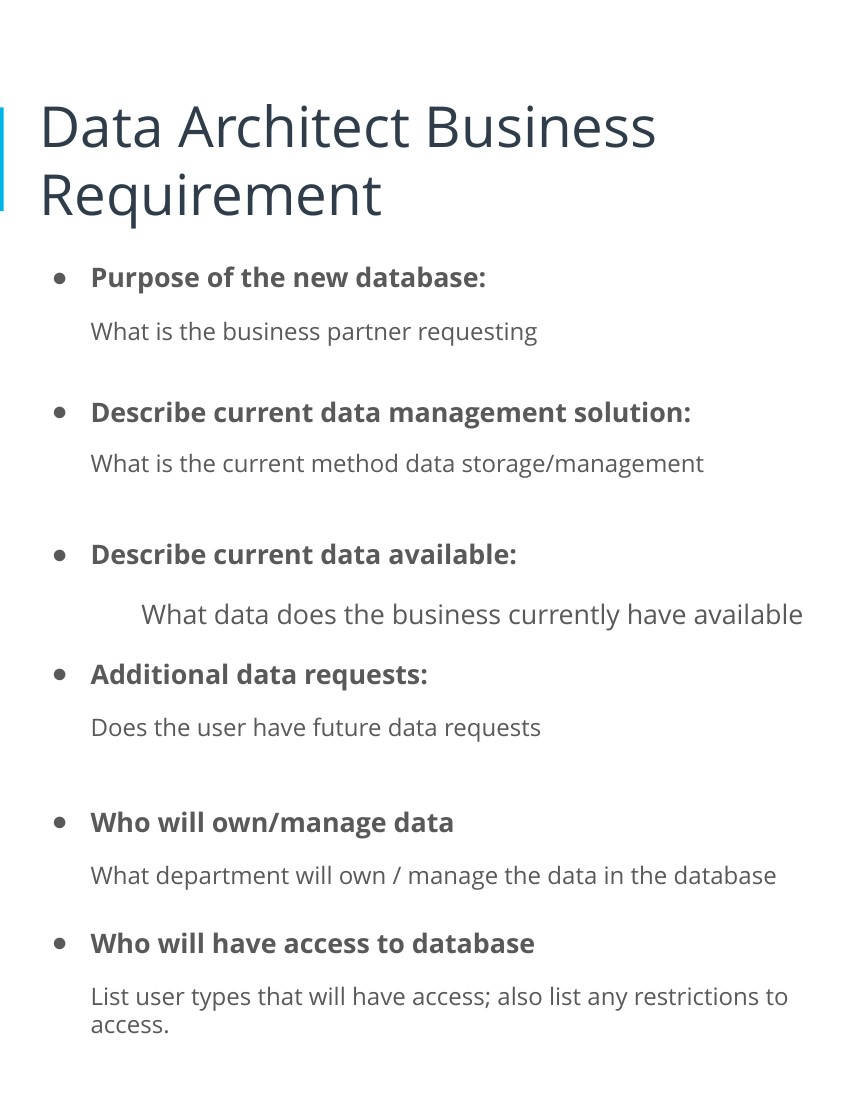
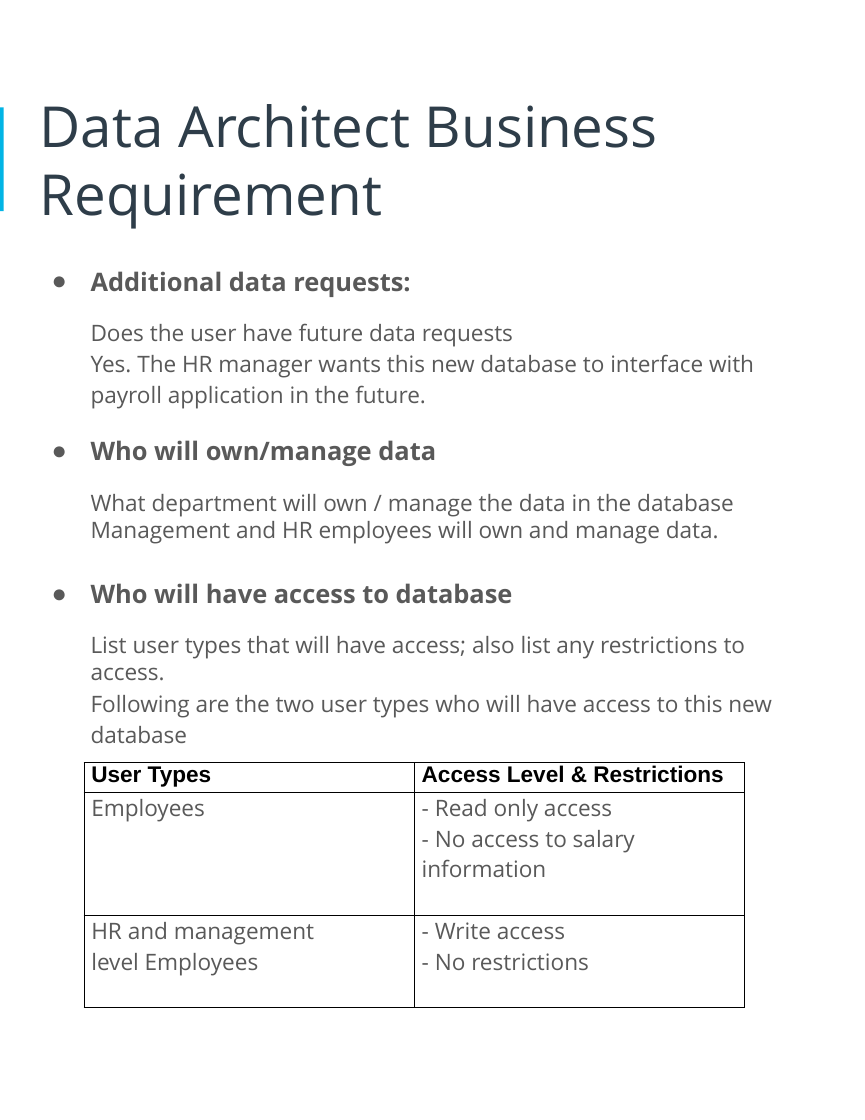
Before and after one commit to arpitsharma9/da-ud-design_hr_db, a slide deck: slide 5 of HR_Dataset_Assignment.pptx (slide 4 before the commit). Drawn at 865x1120 pixels with LibreOffice and Linux fonts; fonts in the diff are those of the drawing. Boxes give left, top, right and bottom in pixels: in the first picture for what was removed or moved away, otherwise in the second. Text is boxed around its words. In the diff, an @@ line names an element or a change of style, - is before the commit and + after.

```diff
--- a/HR_Dataset_Assignment.pptx
+++ b/HR_Dataset_Assignment.pptx
@@ text at [91,266,804,631]: paragraphs removed @@
-● Purpose of the new database:
-What is the business partner requesting
-● Describe current data management solution:
-What is the current method data storage/management
-● Describe current data available:
-What data does the business currently have available
@@ text at [91,271,746,681]: size 19 to 18 pt in "Additional data requests:", "Who will own/manage data", "Who will have access to database"; size 17 to 16 pt in "Does the user have future data requests", "What department will own / manage the ...", "List user types that will have access; ..." @@
@@ text at [91,354,754,409]: paragraph added @@
+Yes. The HR manager wants this new database to interface with payroll application in the future.
@@ text at [91,521,719,544]: paragraph added @@
+Management and HR employees will own and manage data.
@@ text at [91,695,772,743]: paragraph added @@
+Following are the two user types who will have access to this new database
@@ table added at [83,762,745,1003], 3 rows, 2 columns @@
+User Types | Access Level & Restrictions
+Employees | - Read only access / - No access to salary information
+HR and management level Employees | - Write access / - No restrictions
```
Also in this commit, not shown: 2 other slides changed, 1 slide added.
